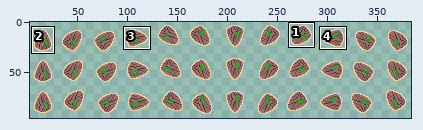
File history of a sprite sheet, Froguelike/Assets/Pictures/Compass/compass_arrows_item_found.png. Above, an overview of the earlier version with the close-up marked.
Close-up. Before the edit:
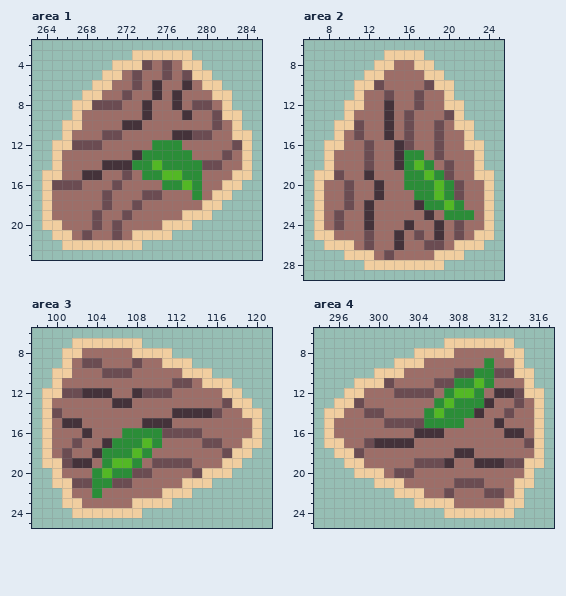
The file is 384x96 pixels. Shown: area 1: x 263..285, y 2..23; area 2: x 6..25, y 6..29; area 3: x 98..121, y 6..25; area 4: x 294..317, y 6..25. The wide view leaves out empty margins. The commit also changed other parts of the picture, which this record leaves out.
And afterwards:
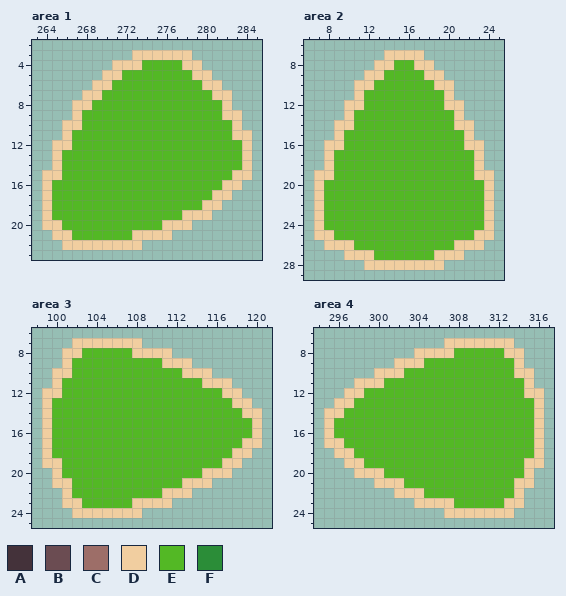
Palette (. is transparent): A #44323a  B #6b4c52  C #9d6e68  D #f1cea0  E #53b825  F #2b8d38
Edits made:
Changed rows in their new state; - is an unchanged pixel.
Area 1:
first column x 265:
 4 ---------EEEE------
 5 -------EEEEEEE-----
 6 ------EEEEEEEEE----
 7 -----EEEEEEEEEEE---
 8 ----EEEEEEEEEEEEE--
 9 ---EEEEEEEEEEEEEE--
10 ---EEEEEEEEEEEEEEE-
11 --EEEEEEEEEEEEEEEE-
12 --EEEEEEEEEEEEEEEEE
13 -EEEEEEEEEEEEEEEEEE
14 -EEEEEEEEE-EEEEEEEE
15 -EEEEEEEEEE--EEEEE-
16 EEEEEEEEEEEEE-EEE--
17 EEEEEEEEEEEEEEEE---
18 EEEEEEEEEEEEEEE----
19 EEEEEEEEEEEEE------
20 -EEEEEEEEEE--------
21 --EEEEEE-----------
Area 2:
first column x 8:
 8 -------EE-------
 9 ------EEEE------
10 -----EEEEEE-----
11 ----EEEEEEEE----
12 ----EEEEEEEE----
13 ---EEEEEEEEEE---
14 ---EEEEEEEEEE---
15 --EEEEEEEEEEEE--
16 --EEEEEEEEEEEE--
17 -EEEEEEEEEEEEEE-
18 -EEEEEEEE-EEEEE-
19 -EEEEEEEEE-EEEE-
20 EEEEEEEEEEE-EEEE
21 EEEEEEEEEEE-EEEE
22 EEEEEEEEEEEE-EEE
23 EEEEEEEEEEEEEEEE
24 EEEEEEEEEEEEEEEE
25 -EEEEEEEEEEEEEE-
26 ---EEEEEEEEEE---
27 -----EEEEEE-----
Area 3:
first column x 100:
 8 ---EEEEE------------
 9 --EEEEEEEEE---------
10 --EEEEEEEEEEE-------
11 -EEEEEEEEEEEEEE-----
12 -EEEEEEEEEEEEEEEE---
13 EEEEEEEEEEEEEEEEEE--
14 EEEEEEEEEEEEEEEEEEE-
15 EEEEEEEEEEEEEEEEEEEE
16 EEEEEEEEEEEEEEEEEEEE
17 EEEEEEEEE-EEEEEEEEE-
18 EEEEEEEE-EEEEEEEEE--
19 -EEEEE--EEEEEEEEE---
20 -EEEE-EEEEEEEEE-----
21 --EEEEEEEEEEE-------
22 --EEEEEEEEE---------
23 ---EEEEE------------
Area 4:
first column x 296:
 8 ------------EEEEE---
 9 ---------EEEEEEEEE--
10 -------EEEEEEEEEEE--
11 -----EEEEEEEEE-EEEE-
12 ---EEEEEEEEE--EEEEE-
13 --EEEEEEEEE-EEEEEEEE
14 -EEEEEEEEE-EEEEEEEEE
15 EEEEEEEEEEEEEEEEEEEE
16 EEEEEEEEEEEEEEEEEEEE
17 -EEEEEEEEEEEEEEEEEEE
18 --EEEEEEEEEEEEEEEEEE
19 ---EEEEEEEEEEEEEEEE-
20 -----EEEEEEEEEEEEEE-
21 -------EEEEEEEEEEE--
22 ---------EEEEEEEEE--
23 ------------EEEEE---
